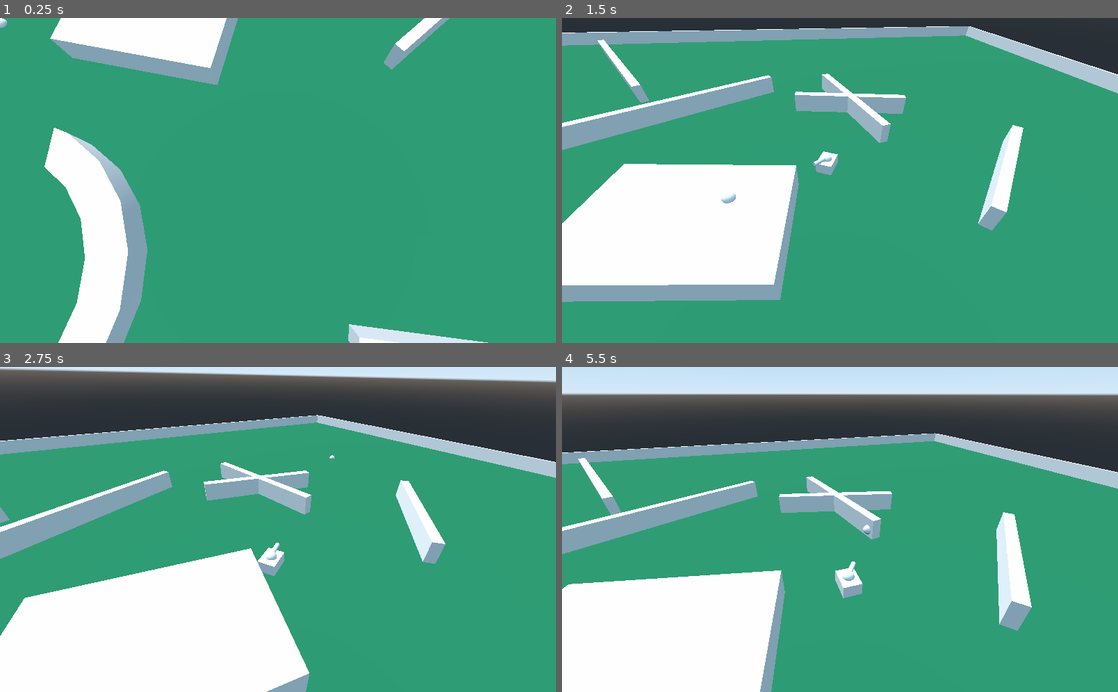
Above: before the commit, frames 1-4 (two rows, left to right).
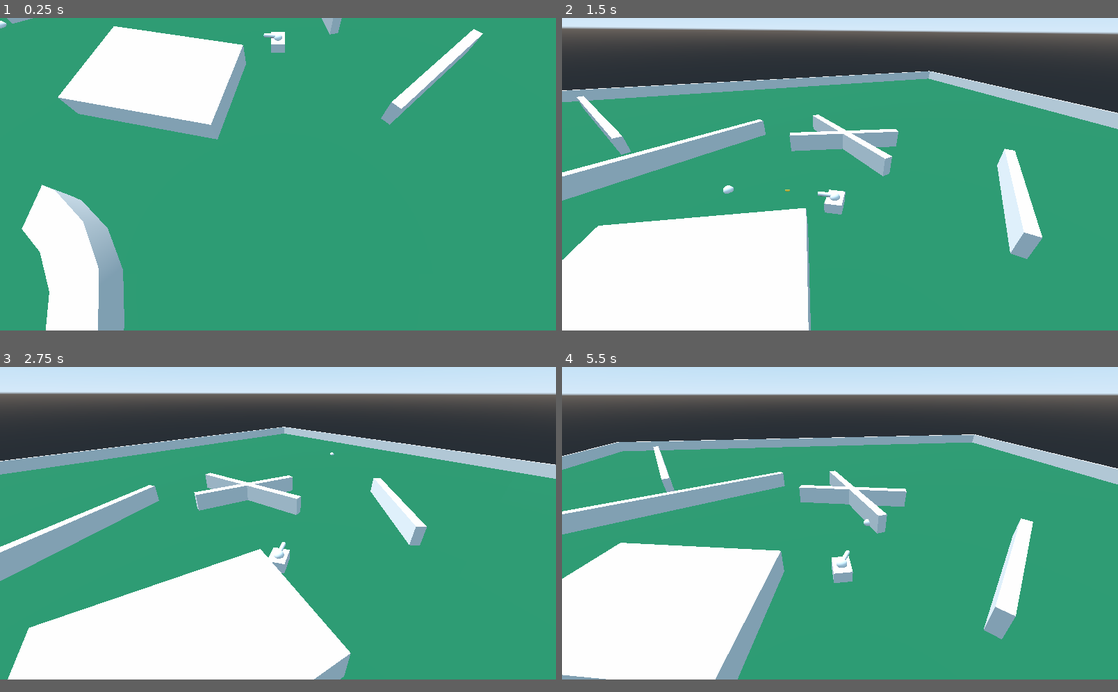
Above: after the commit, the same moments.

Repository: Joe676/Largely-Untitled-Tank-Game
Game: Godot game, scene res://Levels/LevelProto.tscn
Two runs of this game, one before a commit and one after it. Both use one fixed random seed, a clock stepped at 60 frames per second and the inputs below. Before the commit the project has no main scene; this scene is started directly in both runs.
Inputs (mouse positions are in pixels of both pictures, inside the frame that each line leads up to):
- Up to frame 1 (0.25 s): no input
- Up to frame 2 (1.5 s): move the mouse to (962, 164) at 0.52 s; hold D (Right) 0.53-1.28 s; click (962, 164) at 0.6 s; move the mouse to (728, 196) at 1.27 s; hold S (Back) from 1.28 s (still down); click (728, 196) at 1.35 s
- Up to frame 3 (2.75 s): move the mouse to (333, 458) at 2.02 s; release S (Back) at 2.03 s; hold D (Right) from 2.03 s (still down); click (333, 458) at 2.1 s
- Up to frame 4 (5.5 s): move the mouse to (812, 594) at 2.77 s; release D (Right) at 2.78 s; hold W (Forward) 2.78-3.53 s; click (812, 594) at 2.85 s; move the mouse to (1006, 578) at 3.52 s; hold A (Left) 3.53-5.03 s; click (1006, 578) at 3.6 s; move the mouse to (673, 480) at 4.27 s; click (673, 480) at 4.35 s; move the mouse to (867, 529) at 5.02 s; hold S (Back) from 5.03 s (still down); click (867, 529) at 5.1 s
In our replay, the window is 800x468 before the commit and 800x450 after it. These sizes can differ from the game's own. Grey fills any space a smaller window leaves; there, only what the larger window draws over its background counts as a difference.

The runs differ from the first frame. In frame 1, 20% of the frame differs, in the area x 0-88%, y 0-100%; in frame 2, 47%, in the area x 0-100%, y 0-97%; in frame 3, 29%; in frame 4, 18%.
Error after the commit: Invalid get index '3' (on base: 'Array'). (res://Resources/GlobalScripts/Network.gd:13)

Commit message:
Part of network system
not done

Diff:
--- /dev/null
+++ b/Godot Files/Global.gd
@@ -0,0 +1,11 @@
+extends Node
+
+func instance_node_at_location(node:Object, parent:Object, location:Vector3):
+	var node_instance = instance_node(node, parent)
+	node_instance.global_position = location
+	return node_instance
+
+func instance_node(node:Object, parent:Object)->Object:
+	var node_instance = node.instance()
+	parent.add_child(node_instance)
+	return node_instance
--- a/Godot Files/Levels/LevelProto.tscn
+++ b/Godot Files/Levels/LevelProto.tscn
@@ -166,6 +166,7 @@
 current = true
 far = 201.5
 target = NodePath("../Tank/CameraTarget")
+speed = 2.0
 enabled = true
 
 [node name="DirectionalLight" type="DirectionalLight" parent="."]
--- a/Godot Files/Player/TankProto.gd
+++ b/Godot Files/Player/TankProto.gd
@@ -1,49 +1,44 @@
 extends KinematicBody
 
+onready var tween = $Tween
+
 export (PackedScene) var bullet_scene
+
+export var max_angular_velocity = 40
+export var max_speed = 10
+
 var velocity:Vector3
 var angular_velocity:int
-# var bullet_scene = preload("res://Objects/Bullet.tscn")
+
+puppet var puppet_position = Vector3() setget set_puppet_position
 
 func _ready():
 	print("ready")
 
 func _physics_process(delta):
-	velocity = Vector3()
-	angular_velocity = 0
+	# if is_network_master():
+	if !is_network_master():
+		velocity = Vector3()
+		angular_velocity = 0
+		var forward_input = int(Input.is_action_pressed("Forward")) - int(Input.is_action_pressed("Back"))
+		var turn_input = int(Input.is_action_pressed("Left")) - int(Input.is_action_pressed("Right"))
 
-	if Input.is_action_pressed("Forward"):
-		#Move forward
-		velocity.z += 10
-
-	if Input.is_action_pressed("Back"):
-		#Move back
-		velocity.z -= 10
-
-	if Input.is_action_pressed("Left"):
-		#Turn left
-		angular_velocity += 40
-
-	if Input.is_action_pressed("Right"):
-		#Turn right
-		angular_velocity -= 40
-
-	if Input.is_action_just_pressed("MainAction"):
-		shoot()
-
-	velocity = move_and_slide(velocity.rotated(Vector3(0, 1, 0), rotation.y))
+		if Input.is_action_just_pressed("MainAction"):
+			shoot()
+		velocity.z = forward_input*max_speed
+		velocity = move_and_slide(velocity.rotated(Vector3(0, 1, 0), rotation.y))
 	# if velocity.x != 0:
 	# 	print("Tank position: " + str(transform.origin))
 	# 	print("Model origin: " + str($Model.transform.origin))
-
-	rotate_y(deg2rad(angular_velocity)*delta)
-	var pointed_position = mousePositionToWorldPosition()
-	if pointed_position != null:
-		get_node("Model/Head").look_at(flatten(pointed_position), Vector3.UP)
-		var ball = get_tree().root.get_node("World/DEBUG_BALL")
-		if ball == null:
-			return
-		ball.transform.origin = pointed_position
+		angular_velocity = turn_input*max_angular_velocity
+		rotate_y(deg2rad(angular_velocity)*delta)
+		var pointed_position = mousePositionToWorldPosition()
+		if pointed_position != null:
+			get_node("Model/Head").look_at(flatten(pointed_position), Vector3.UP)
+			var ball = get_tree().root.get_node("World/DEBUG_BALL")
+			if ball == null:
+				return
+			ball.transform.origin = pointed_position
 
 func shoot():
 	var bullet_transform = get_node("Model/Head/Barrel/BulletOrigin").global_transform
@@ -73,3 +68,13 @@
 	if ray_array.has("position"):
 		return ray_array["position"]
 	return null
+
+func set_puppet_position(new_value) -> void:
+	puppet_position = new_value
+
+	tween.interpolate_property(self, "global_translation", puppet_position, 0.1)
+	tween.start()
+
+func _on_NetworkTickRate_timeout():
+	if is_network_master():
+		rset_unreliable("puppet_position", global_translation)
--- a/Godot Files/Player/TankProto.tscn
+++ b/Godot Files/Player/TankProto.tscn
@@ -53,3 +53,11 @@
 [node name="CollisionShape" type="CollisionShape" parent="."]
 transform = Transform( 1, 0, 0, 0, 1, 0, 0, 0, 1, 0, 1, 0 )
 shape = SubResource( 1 )
+
+[node name="NetworkTickRate" type="Timer" parent="."]
+wait_time = 0.03
+autostart = true
+
+[node name="Tween" type="Tween" parent="."]
+
+[connection signal="timeout" from="NetworkTickRate" to="." method="_on_NetworkTickRate_timeout"]
--- /dev/null
+++ b/Godot Files/Resources/Fonts/BaseFont.tres
@@ -0,0 +1,9 @@
+[gd_resource type="DynamicFont" load_steps=2 format=2]
+
+[ext_resource path="res://Resources/Fonts/Oswald-VariableFont_wght.ttf" type="DynamicFontData" id=1]
+
+[resource]
+size = 64
+use_mipmaps = true
+use_filter = true
+font_data = ExtResource( 1 )
--- /dev/null
+++ b/Godot Files/Resources/GlobalScripts/Network.gd
@@ -0,0 +1,33 @@
+extends Node
+
+const DEAFAULT_PORT : int = 50000
+const MAX_CLIENTS : int = 6
+
+var server = null
+var client = null
+
+var ip_address : String = ""
+
+func _ready():
+	# if OS.name == "Windows":
+	ip_address = IP.get_local_addresses()[3]
+	print("Found ip: " + ip_address)
+
+	get_tree().connect("connected_to_server", self, "_connected_to_server")
+	get_tree().connect("server_disconnected", self, "_server_disconnected")
+
+func create_server() -> void:
+	server = NetworkedMultiplayerENet.new()
+	server.create_server(DEAFAULT_PORT, MAX_CLIENTS)
+	get_tree().set_network_peer(server)
+
+func join_server() -> void:
+	client = NetworkedMultiplayerENet.new()
+	client.create_client(ip_address, DEAFAULT_PORT)
+	get_tree().set_network_peer(client)
+
+func _connected_to_server() -> void:
+	print("Connected to server")
+
+func _server_disconnected() -> void:
+	print("Disconnected from server")
--- /dev/null
+++ b/Godot Files/Resources/Themes/BaseTheme.tres
@@ -0,0 +1,6 @@
+[gd_resource type="Theme" load_steps=2 format=2]
+
+[ext_resource path="res://Resources/Fonts/BaseFont.tres" type="DynamicFont" id=1]
+
+[resource]
+default_font = ExtResource( 1 )
--- /dev/null
+++ b/Godot Files/Resources/Themes/NetworkSetupUI.tscn
@@ -0,0 +1,57 @@
+[gd_scene load_steps=2 format=2]
+
+[ext_resource path="res://Resources/Themes/BaseTheme.tres" type="Theme" id=1]
+
+[node name="NetworkSetup" type="Control"]
+anchor_right = 1.0
+anchor_bottom = 1.0
+
+[node name="MultiplayerConfigure" type="Control" parent="."]
+anchor_right = 1.0
+anchor_bottom = 1.0
+
+[node name="CreateServerBtn" type="Button" parent="MultiplayerConfigure"]
+anchor_left = 0.5
+anchor_top = 0.5
+anchor_right = 0.5
+anchor_bottom = 0.5
+margin_left = -295.0
+margin_top = -175.0
+margin_right = 295.0
+margin_bottom = -73.0
+theme = ExtResource( 1 )
+text = "Create Server"
+
+[node name="JoinServerBtn" type="Button" parent="MultiplayerConfigure"]
+anchor_left = 0.5
+anchor_top = 0.5
+anchor_right = 0.5
+anchor_bottom = 0.5
+margin_left = -295.0
+margin_top = -46.0
+margin_right = 295.0
+margin_bottom = 56.0
+theme = ExtResource( 1 )
+text = "Join Server"
+
+[node name="ServerIpAddressTxt" type="LineEdit" parent="MultiplayerConfigure"]
+anchor_left = 0.5
+anchor_top = 0.5
+anchor_right = 0.5
+anchor_bottom = 0.5
+margin_left = -295.0
+margin_top = 82.0
+margin_right = 295.0
+margin_bottom = 194.0
+theme = ExtResource( 1 )
+align = 1
+placeholder_text = "Enter IP Address"
+
+[node name="CanvasLayer" type="CanvasLayer" parent="."]
+
+[node name="Label" type="Label" parent="CanvasLayer"]
+anchor_top = 1.0
+anchor_right = 1.0
+anchor_bottom = 1.0
+margin_top = -147.0
+theme = ExtResource( 1 )
--- /dev/null
+++ b/Godot Files/UI/NetworkSetup.gd
@@ -0,0 +1,30 @@
+extends Control
+
+onready var multiplayer_config_ui = $MultiplayerConfigure
+onready var server_ip_address = $MultiplayerConfigure/ServerIPAddressTxt
+
+onready var device_ip_address = $CanvasLayer/DeviceIPAddressLbl
+
+func _ready():
+	get_tree().connect("network_peer_connected", self, "_player_connected")
+	get_tree().connect("network_peer_disconnected", self, "_player_disconnected")
+	get_tree().connect("connected_to_server", self, "_connected_to_server")
+
+	device_ip_address.text = Network.ip_address
+
+func _player_connected(id: int):
+	print("Player has connected: " + str(id))
+
+func _player_disconnected(id: int):
+	print("Player has disconnected: " + str(id))
+
+func _on_CreateServerBtn_pressed():
+	multiplayer_config_ui.hide()
+	Network.create_server()
+
+
+func _on_JoinServerBtn_pressed():
+	if server_ip_address.text != "":
+		multiplayer_config_ui.hide()
+		Network.ip_address = server_ip_address.text
+		Network.join_server()
--- /dev/null
+++ b/Godot Files/UI/NetworkSetup.tscn
@@ -0,0 +1,61 @@
+[gd_scene load_steps=3 format=2]
+
+[ext_resource path="res://Resources/Themes/BaseTheme.tres" type="Theme" id=1]
+[ext_resource path="res://UI/NetworkSetup.gd" type="Script" id=2]
+
+[node name="NetworkSetup" type="Control"]
+anchor_right = 1.0
+anchor_bottom = 1.0
+script = ExtResource( 2 )
+
+[node name="MultiplayerConfigure" type="Control" parent="."]
+anchor_right = 1.0
+anchor_bottom = 1.0
+
+[node name="CreateServerBtn" type="Button" parent="MultiplayerConfigure"]
+anchor_left = 0.5
+anchor_top = 0.5
+anchor_right = 0.5
+anchor_bottom = 0.5
+margin_left = -257.0
+margin_top = -341.0
+margin_right = 257.0
+margin_bottom = -211.0
+theme = ExtResource( 1 )
+text = "Create Server"
+
+[node name="JoinServerBtn" type="Button" parent="MultiplayerConfigure"]
+anchor_left = 0.5
+anchor_top = 0.5
+anchor_right = 0.5
+anchor_bottom = 0.5
+margin_left = -257.0
+margin_top = -168.0
+margin_right = 257.0
+margin_bottom = -46.0
+theme = ExtResource( 1 )
+text = "Join Server"
+
+[node name="ServerIPAddressTxt" type="LineEdit" parent="MultiplayerConfigure"]
+anchor_left = 0.5
+anchor_top = 0.5
+anchor_right = 0.5
+anchor_bottom = 0.5
+margin_left = -257.0
+margin_top = -1.0
+margin_right = 257.0
+margin_bottom = 140.0
+theme = ExtResource( 1 )
+placeholder_text = "Enter IP Address"
+
+[node name="CanvasLayer" type="CanvasLayer" parent="."]
+
+[node name="DeviceIPAddressLbl" type="Label" parent="CanvasLayer"]
+anchor_top = 1.0
+anchor_right = 1.0
+anchor_bottom = 1.0
+margin_top = -118.0
+theme = ExtResource( 1 )
+
+[connection signal="pressed" from="MultiplayerConfigure/CreateServerBtn" to="." method="_on_CreateServerBtn_pressed"]
+[connection signal="pressed" from="MultiplayerConfigure/JoinServerBtn" to="." method="_on_JoinServerBtn_pressed"]
--- a/Godot Files/project.godot
+++ b/Godot Files/project.godot
@@ -11,7 +11,20 @@
 [application]
 
 config/name="TankGame"
+run/main_scene="res://UI/NetworkSetup.tscn"
 config/icon="res://icon.png"
+
+[autoload]
+
+Network="*res://Resources/GlobalScripts/Network.gd"
+Global="*res://Global.gd"
+
+[display]
+
+window/size/width=1920
+window/size/height=1080
+window/size/test_width=1280
+window/size/test_height=720
 
 [gui]
 
Binary file added: Godot Files/Resources/Fonts/Oswald-VariableFont_wght.ttf
